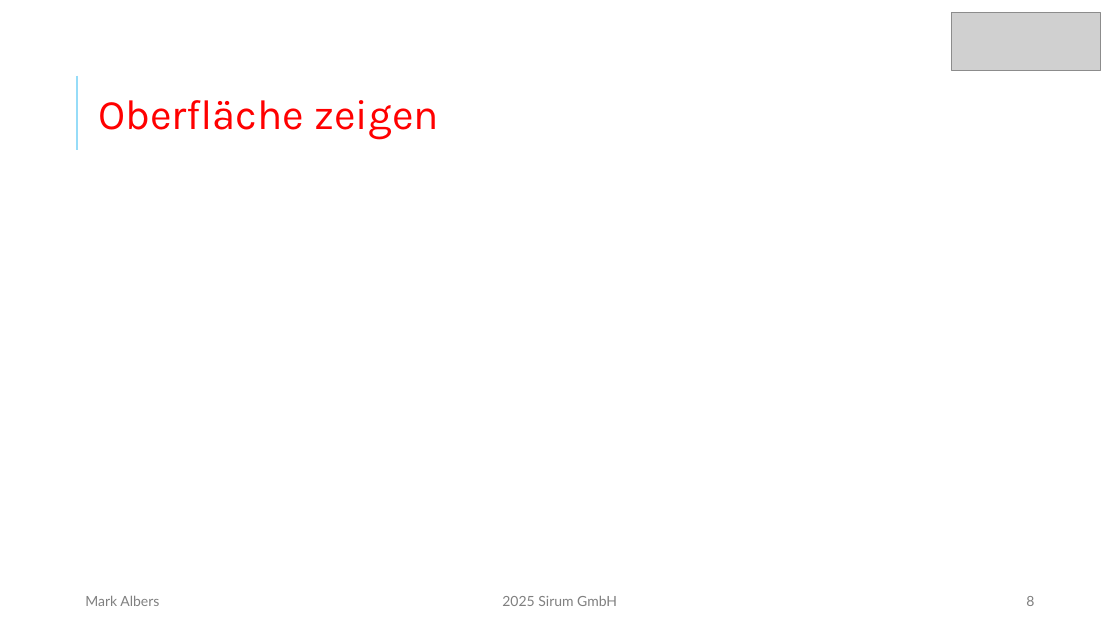
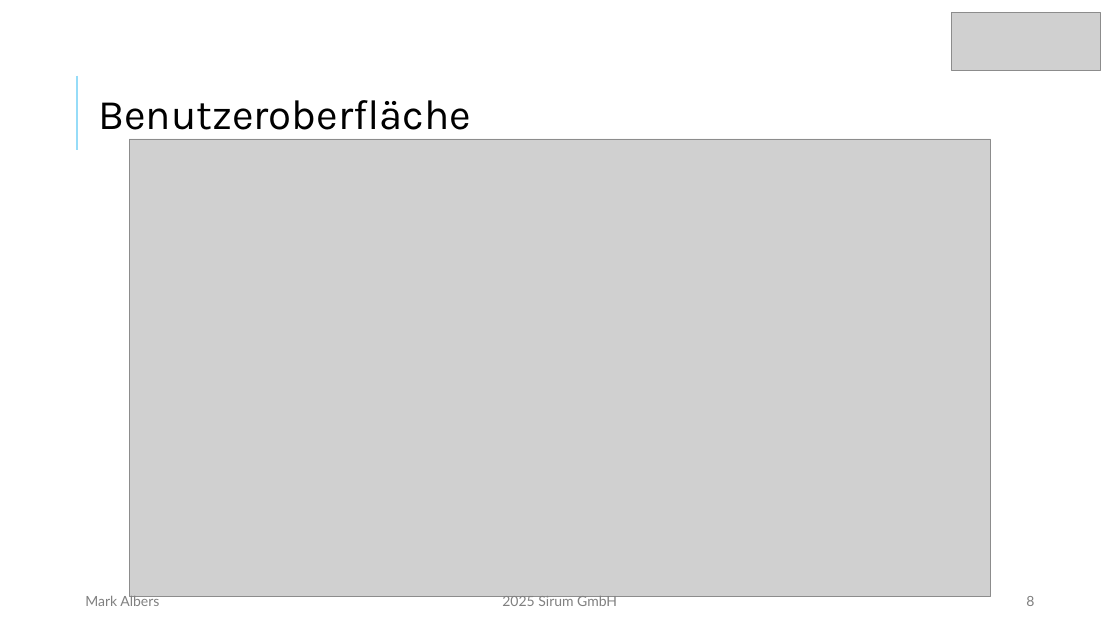
Before and after one commit to mork02/IHK-Projekt, a slide deck: slide 8 of Präsentation/Entwicklung eines Odoo-Moduls zur ZIP-komprimierten Dateiverwaltung im Dokumentenmanagementsystem.pptx. Drawn at 1120x630 pixels with LibreOffice and Linux fonts; fonts in the diff are those of the drawing; grey boxes stand for pictures. Boxes give left, top, right and bottom in pixels: in the first picture for what was removed or moved away, otherwise in the second. Text is boxed around its words. In the diff, an @@ line names an element or a change of style, - is before the commit and + after.

```diff
--- a/Präsentation/Entwicklung eines Odoo-Moduls zur ZIP-komprimierten Dateiverwaltung im Dokumentenmanagementsystem.pptx
+++ b/Präsentation/Entwicklung eines Odoo-Moduls zur ZIP-komprimierten Dateiverwaltung im Dokumentenmanagementsystem.pptx
@@ title at bbox=[98, 100, 471, 141]: text changed; text colour #FF0000 to #000000 @@
-Oberfläche zeigen
+Benutzeroberfläche
@@ picture added at bbox=[129, 139, 991, 596] @@
```
Also in this commit, not shown: 6 other slides changed, 1 slide removed, 5 other files.
